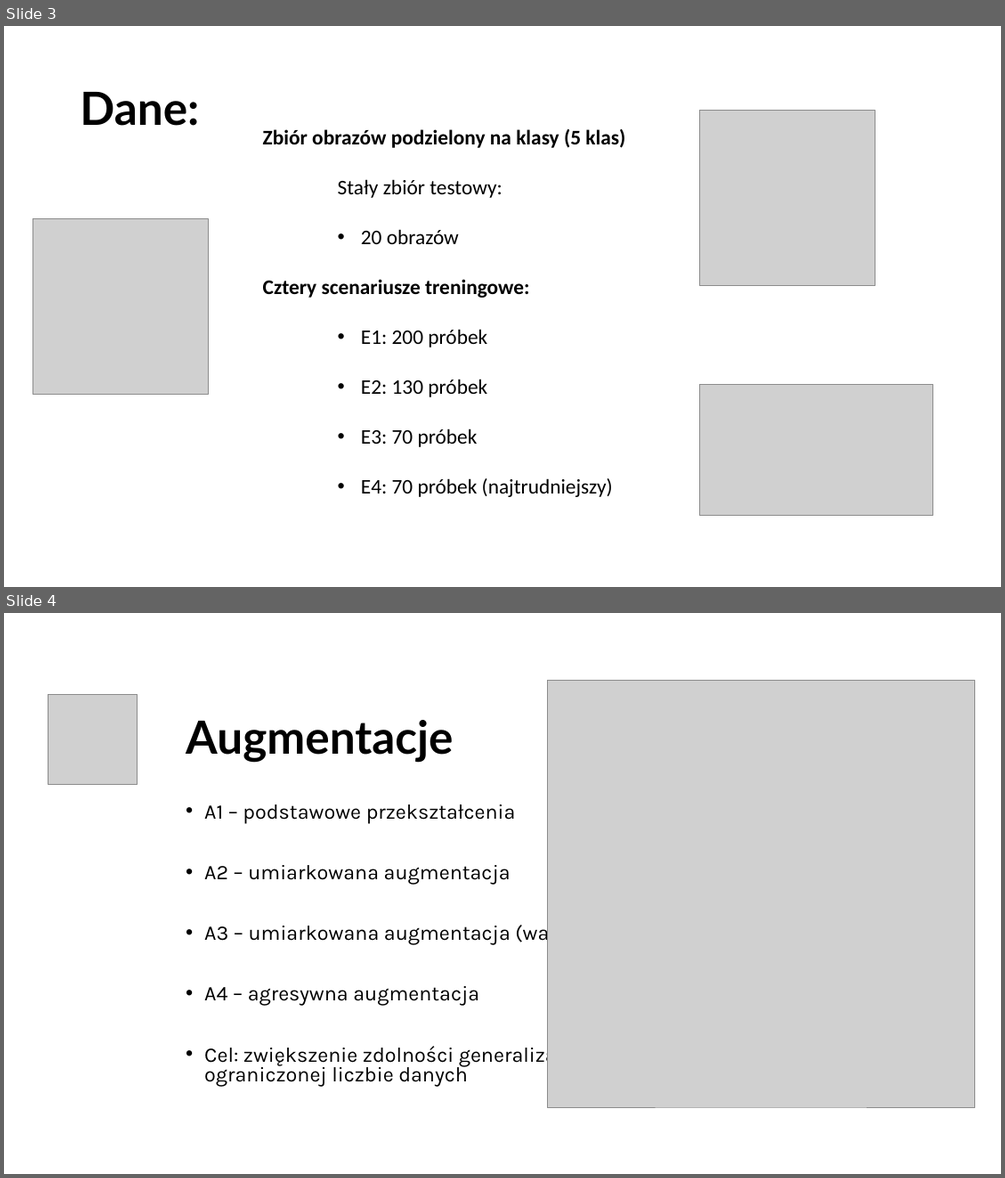
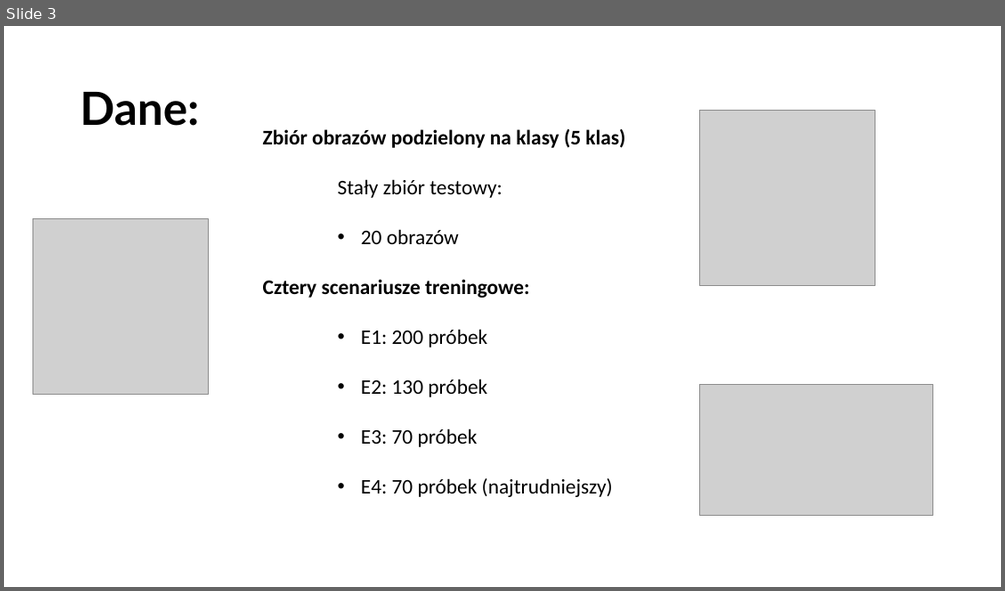
Before and after one commit to orhis/widzenie, a slide deck: Porównanie skuteczności lekkich sieci CNN w zadaniu klasyfikacji.pptx. Shown one above the other, each under a label of ours: slides 3 and 4 before the commit, slide 3 after it. The pictures are 1005x1178 and 1005x591 pixels, drawn with LibreOffice and Linux fonts; fonts in the diff are those of the drawing; grey boxes stand for pictures. Boxes give left, top, right and bottom in pixels: in the first picture for what was removed or moved away, otherwise in the second. Text is boxed around its words. In the diff, an @@ line names an element or a change of style, - is before the commit and + after.

```diff
--- a/Porównanie skuteczności lekkich sieci CNN w zadaniu klasyfikacji.pptx
+++ b/Porównanie skuteczności lekkich sieci CNN w zadaniu klasyfikacji.pptx
@@ slide 4 removed at (x1=4, y1=613, x2=1001, y2=1174), background #FFFFFF @@
@@ picture removed at (x1=547, y1=680, x2=974, y2=1107) @@
@@ picture removed at (x1=48, y1=695, x2=138, y2=784) @@
@@ title removed at (x1=186, y1=720, x2=453, y2=763) @@
-Augmentacje
@@ text removed at (x1=204, y1=804, x2=601, y2=1086) @@
-• A1 – podstawowe przekształcenia
-• A2 – umiarkowana augmentacja
-• A3 – umiarkowana augmentacja (wariant)
-• A4 – agresywna augmentacja
-• Cel: zwiększenie zdolności generalizacji modelu przy ograniczonej liczbie danych
```
Also in this commit, not shown: 2 slides changed, 1 slide added, 1 other slide removed.
